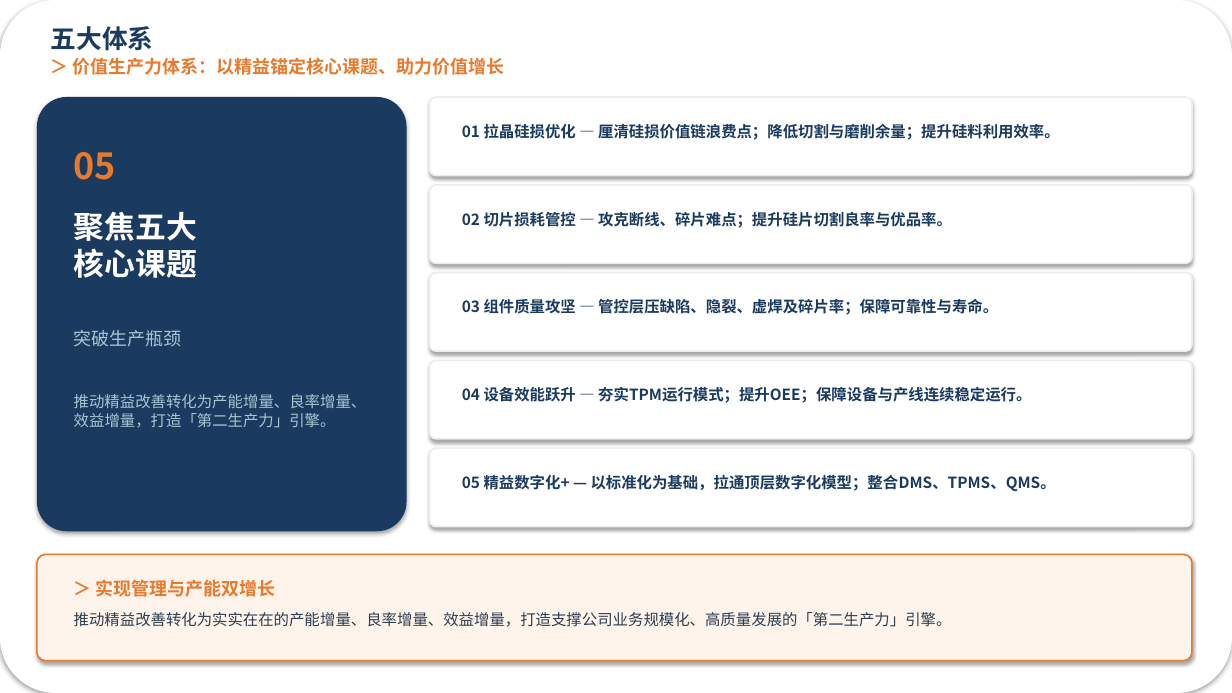
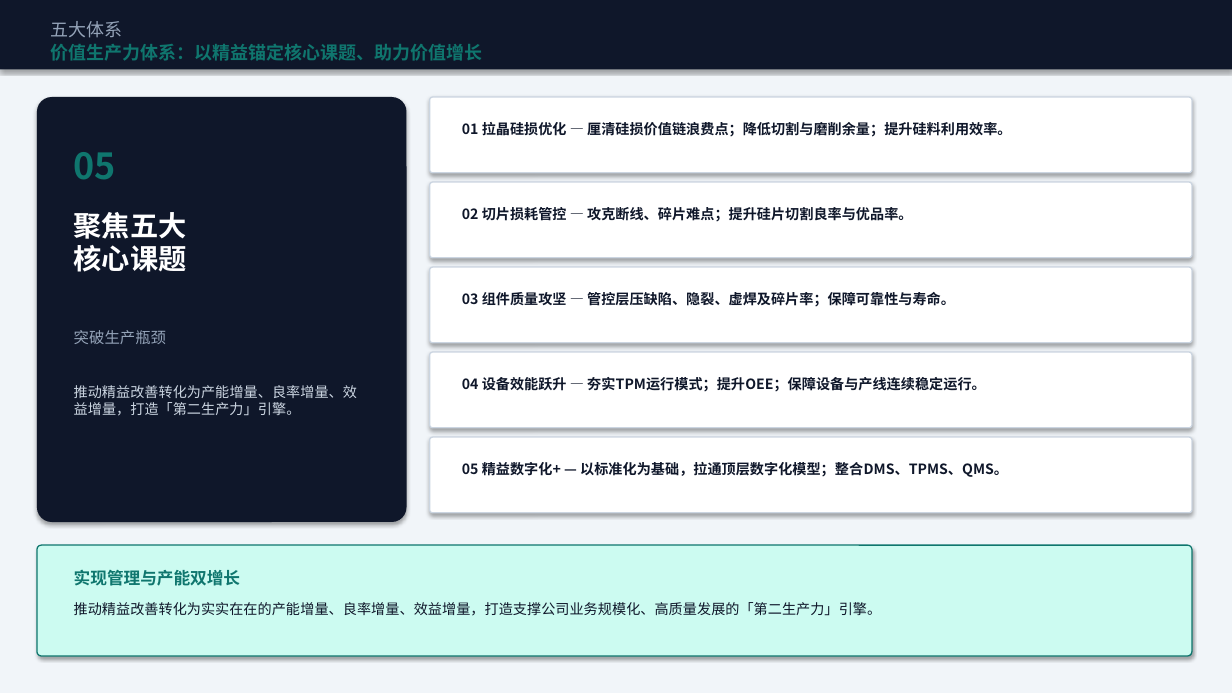
Before and after one commit to hifimanmini/ppt-agent, a slide deck: slide 4 of examples/gps-lean-xiangzong/output/GPS精益_筑基势起_向总汇报.pptx. Drawn at 1232x693 pixels with LibreOffice and Linux fonts; fonts in the diff are those of the drawing. Boxes give left, top, right and bottom in pixels: in the first picture for what was removed or moved away, otherwise in the second. Text is boxed around its words. In the diff, an @@ line names an element or a change of style, - is before the commit and + after.

```diff
--- a/examples/gps-lean-xiangzong/output/GPS精益_筑基势起_向总汇报.pptx
+++ b/examples/gps-lean-xiangzong/output/GPS精益_筑基势起_向总汇报.pptx
@@ rectangle at [0,0,1232,693]: rounded rectangle to rectangle; fill #FFFFFF to #F1F5F9 @@
@@ rectangle added at [0,0,1232,69], fill #0F172A @@
@@ text "五大体系" at [51,21,123,38]: size 20 to 14 pt, text colour #1B3A5F to #94A3B8, bold off @@
@@ text at [51,44,483,61]: text changed; text colour #E87A2E to #0F766E @@
-＞ 价值生产力体系：以精益锚定核心课题、助力价值增长
+价值生产力体系：以精益锚定核心课题、助力价值增长
@@ rounded rectangle: place and size @@
-rounded rectangle at [37,97,407,531]
+rounded rectangle at [37,97,407,522]
@@ rounded rectangle at [37,97,407,522]: fill #1B3A5F to #0F172A; proportions changed @@
@@ text "05" at [74,152,116,180]: text colour #E87A2E to #0F766E @@
@@ text "聚焦五大 核心课题" at [74,212,187,272]: size 24 to 22 pt @@
@@ 2 rounded rectangles, 1 text: place and size @@
-2 rounded rectangles, 1 text at [430,185,1192,351]
+2 rounded rectangles, 1 text at [430,182,1192,343]
@@ text "突破生产瓶颈" at [74,330,166,344]: size 14 to 12 pt, text colour #A8C5D4 to #94A3B8 @@
@@ text "推动精益改善转化为产能增量、良率增量、效益增量，打造「第二生产力」引擎。": place and size @@
-text "推动精益改善转化为产能增量、良率增量、效益增量，打造「第二生产力」引擎。" at [74,394,367,428]
+text "推动精益改善转化为产能增量、良率增量、效益增量，打造「第二生产力」引擎。" at [74,385,357,416]
@@ text "推动精益改善转化为产能增量、良率增量、效益增量，打造「第二生产力」引擎。" at [74,385,357,416]: size 12 to 11 pt, text colour #A8C5D4 to #CBD5E1 @@
@@ 2 texts, 2 rounded rectangles: place and size @@
-2 texts, 2 rounded rectangles at [74,360,1192,627]
+2 texts, 2 rounded rectangles at [74,352,1192,616]
@@ outline #E8EEF2 1.25 pt to #CBD5E1 1 pt; proportions changed in 5 elements at [430,97,1192,173], [430,182,1192,258], [430,267,1192,343], [430,352,1192,428], [430,437,1192,513] @@
@@ size 12 to 11 pt, text colour #1B3A5F to #0F172A in 5 elements at [462,122,1011,137], [462,207,912,222], [462,290,955,308], [462,377,986,392], [462,462,1008,477] @@
@@ text "05 精益数字化+ — 以标准化为基础，拉通顶层数字化模型；整合DMS、TPMS、QMS。": place and size @@
-text "05 精益数字化+ — 以标准化为基础，拉通顶层数字化模型；整合DMS、TPMS、QMS。" at [462,475,1056,491]
+text "05 精益数字化+ — 以标准化为基础，拉通顶层数字化模型；整合DMS、TPMS、QMS。" at [462,462,1008,477]
@@ rounded rectangle: place and size @@
-rounded rectangle at [37,555,1192,661]
+rounded rectangle at [37,545,1192,656]
@@ rounded rectangle at [37,545,1192,656]: fill #FFF4EB to #CCFBF1; outline #E87A2E 1.25 pt to #0F766E 1 pt; proportions changed @@
@@ text "推动精益改善转化为实实在在的产能增量、良率增量、效益增量，打造支撑公司业务规模化、高质量发展的「第二生产力」引擎。" at [74,602,882,616]: size 12 to 11 pt, text colour #2C3E50 to #0F172A @@
@@ text at [74,570,240,586]: text changed; size 14 to 13 pt; text colour #E87A2E to #0F766E @@
-＞ 实现管理与产能双增长
+实现管理与产能双增长
```
Also in this commit, not shown: 5 other slides changed, 16 other files.
